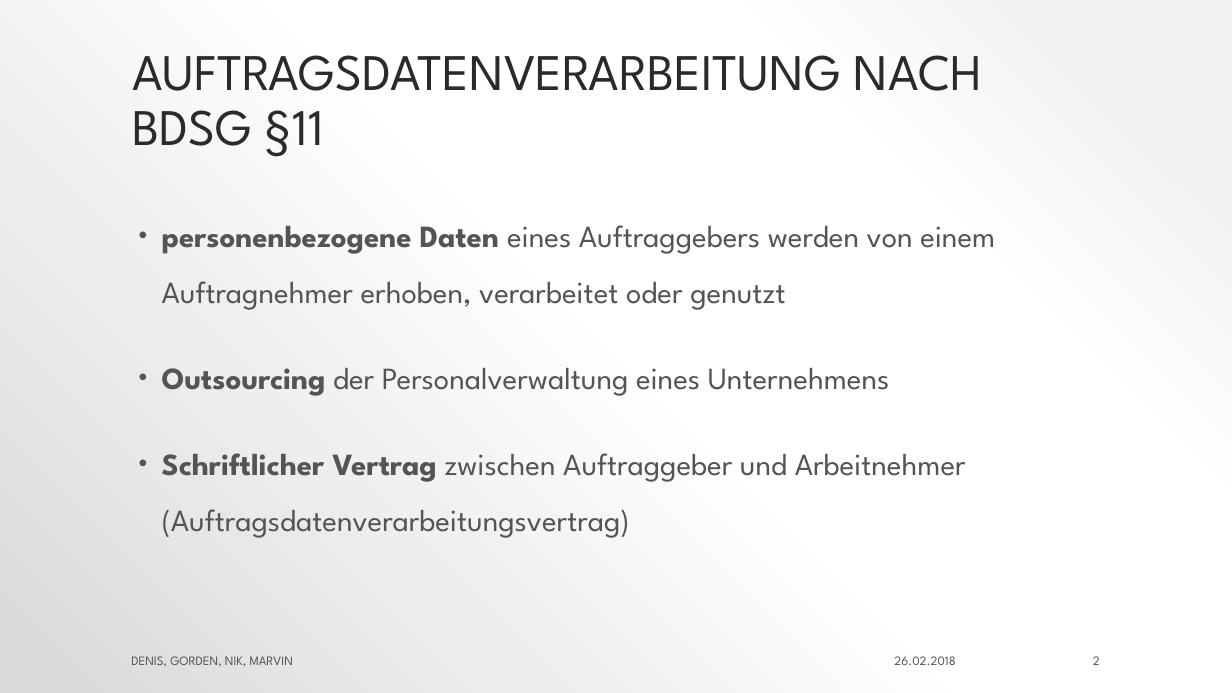
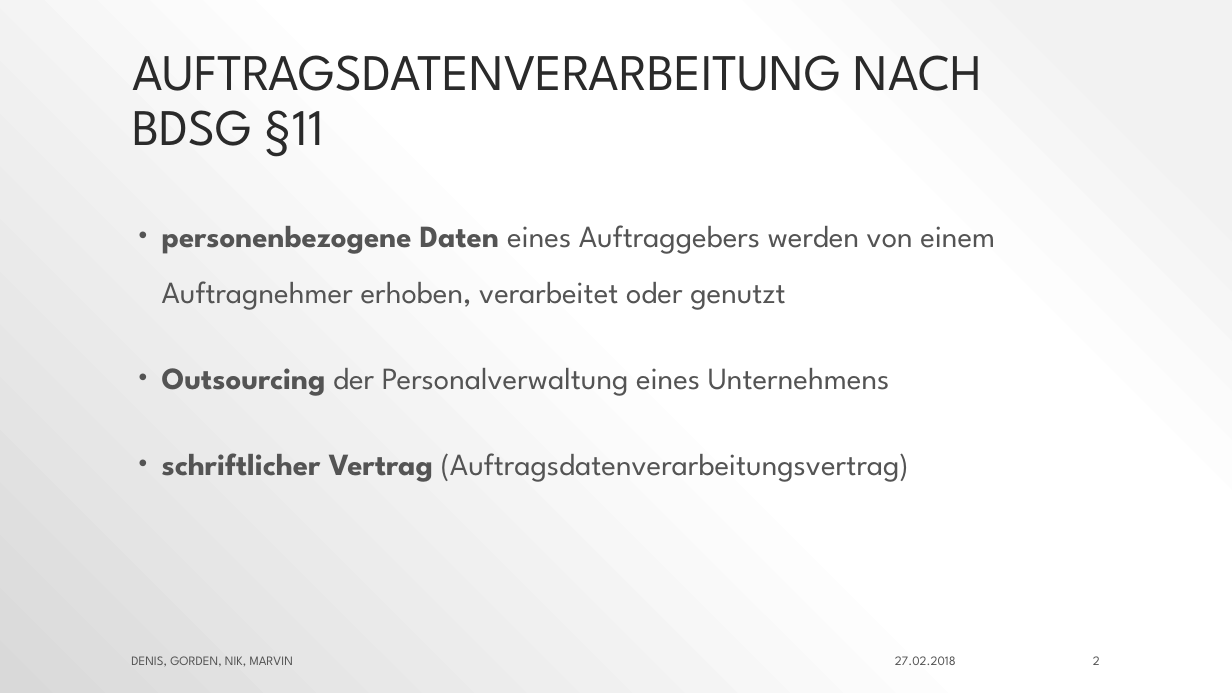
Before and after one commit to FacepalmMute/IT-Recht-WS-2017, a slide deck: slide 2 of Präsi Marvin.pptx. Drawn at 1232x693 pixels with LibreOffice and Linux fonts; fonts in the diff are those of the drawing. Boxes give left, top, right and bottom in pixels: in the first picture for what was removed or moved away, otherwise in the second. Text is boxed around its words. In the diff, an @@ line names an element or a change of style, - is before the commit and + after.

```diff
--- a/Präsi Marvin.pptx
+++ b/Präsi Marvin.pptx
@@ text at (x1=162, y1=453, x2=909, y2=482): text changed @@
-• Schriftlicher Vertrag zwischen Auftraggeber und Arbeitnehmer (Auftragsdatenverarbeitungsvertrag)
+• schriftlicher Vertrag (Auftragsdatenverarbeitungsvertrag)
@@ text at (x1=895, y1=656, x2=956, y2=665): text changed @@
-26.02.2018
+27.02.2018
```
Also in this commit, not shown: 7 other slides changed.
